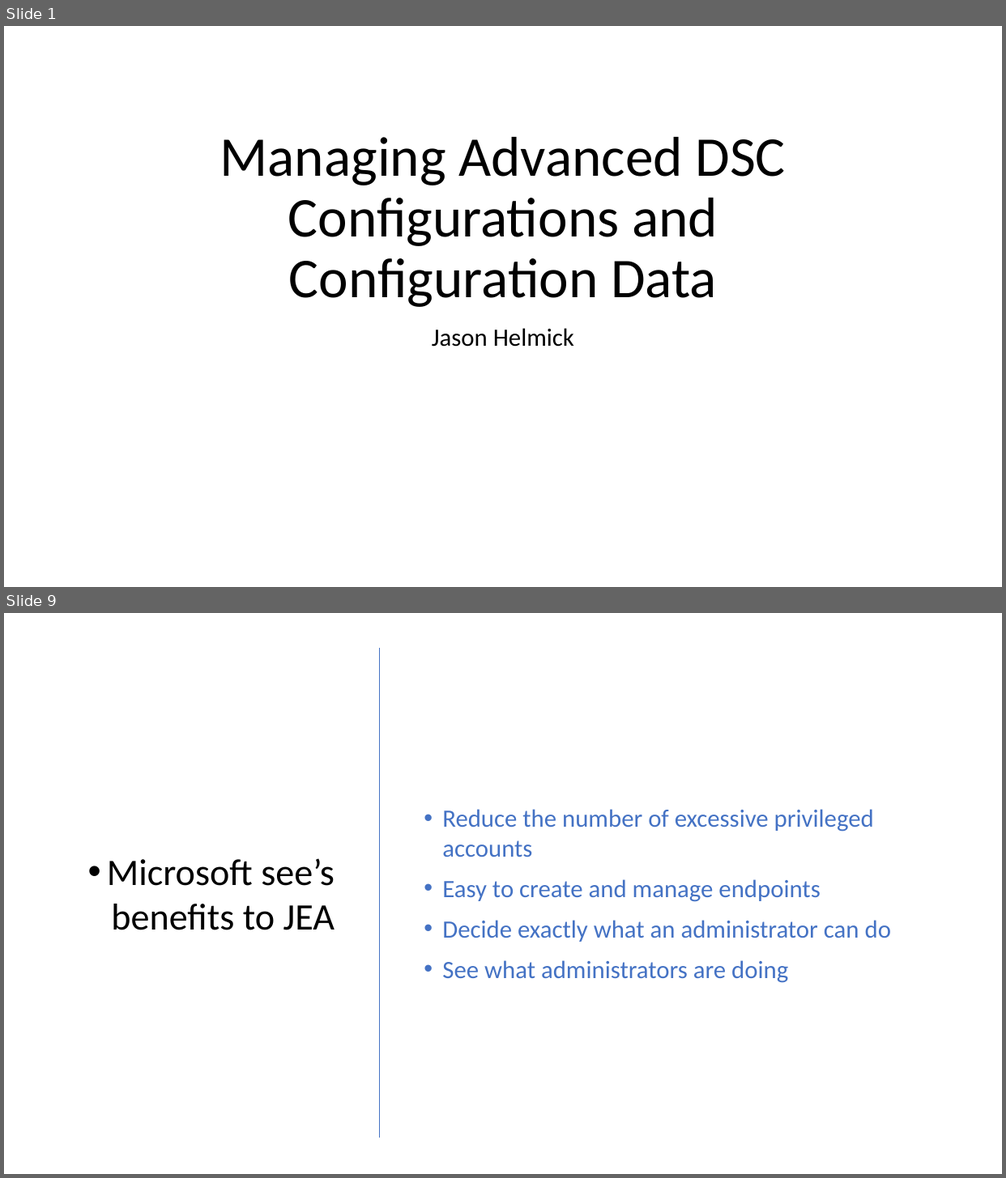
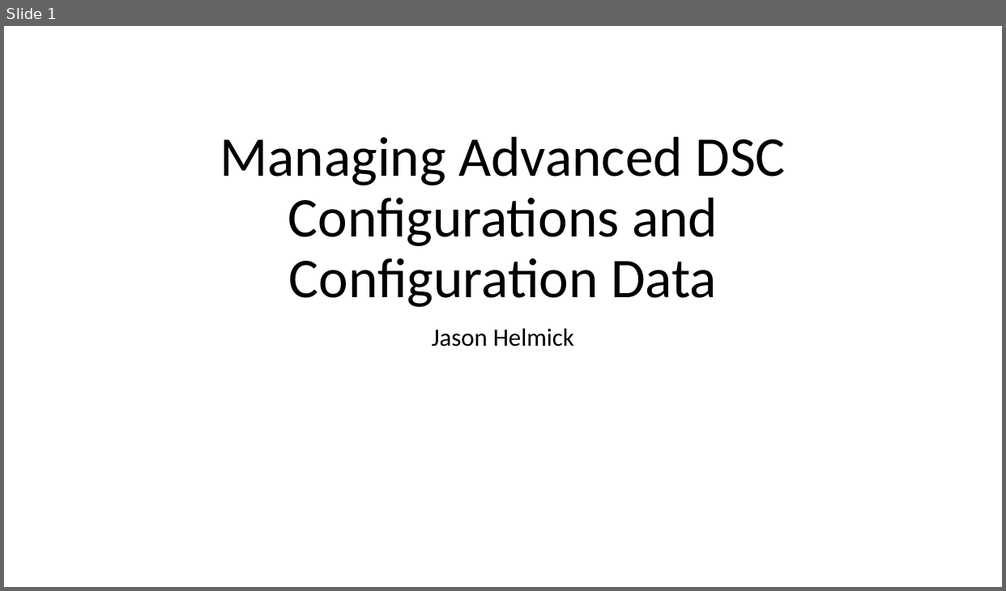
Before and after one commit to YuriySamorodov/PowerShellSummit2018, a slide deck: DSC/DSC.pptx. Shown one above the other, each under a label of ours: slides 1 and 9 before the commit, slide 1 after it; the slides between them are not shown. The pictures are 1006x1178 and 1006x591 pixels, drawn with LibreOffice and Linux fonts; fonts in the diff are those of the drawing; background and template pictures are left out. Boxes give left, top, right and bottom in pixels: in the first picture for what was removed or moved away, otherwise in the second. Text is boxed around its words. In the diff, an @@ line names an element or a change of style, - is before the commit and + after.

```diff
--- a/DSC/DSC.pptx
+++ b/DSC/DSC.pptx
@@ slide 9 removed at <box>4,613,1002,1174</box>, background #FFFFFF @@
@@ line removed from (379, 648) to (379, 1139) @@
@@ text removed at <box>442,809,891,983</box> @@
-• Reduce the number of excessive privileged accounts
-• Easy to create and manage endpoints
-• Decide exactly what an administrator can do
-• See what administrators are doing
@@ text removed at <box>107,858,334,931</box> @@
-• Microsoft see’s benefits to JEA
```
Also in this commit, not shown: 1 slide added, 11 other slides removed, 13 other files.
